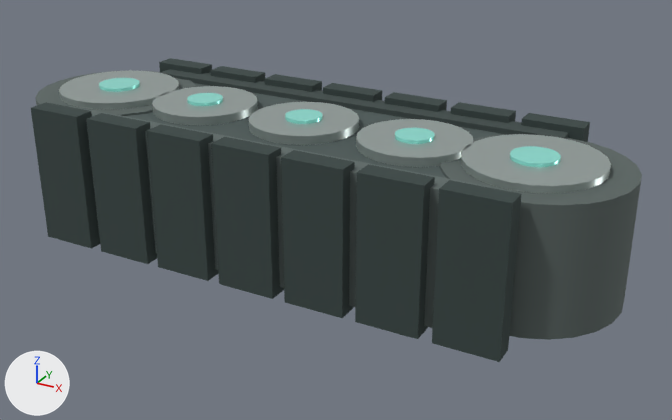
One commit to the glTF model assets/models/robots/ro3/track.glb: the scene before it, then after it.
The view is the same before and after, from a camera (50 mm lens) standing at (0.548, -0.917, 0.43) and looking at (0.04, 0.007, -0.031). The axes (+X, +Y, +Z) are drawn at lower left. The lights are the same throughout. The older version comes first. Where no turn or scale is listed for an object, it has been applied to the vertices.

In view in the first picture: 'belt_bottom', 'belt_center', 'belt_front', 'belt_rear', 'belt_top', 'road_hub_0', 'road_hub_1', 'road_hub_2', 'road_hub_3', 'road_hub_4', 'road_wheel_0', 'road_wheel_1', 'road_wheel_2', 'road_wheel_3', 'road_wheel_4', 'top_pad_0', 'top_pad_1', 'top_pad_2', 'top_pad_3', 'top_pad_4', 'top_pad_5', 'top_pad_6' and 7 more.
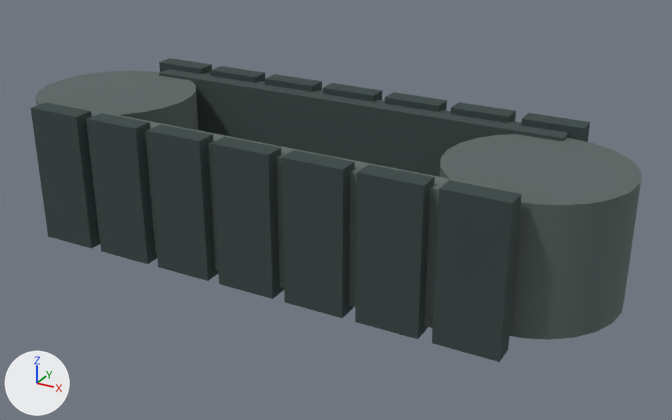
What the commit changed:
Object 'belt_center' (ob_belt_center) is deleted.
Object 'road_wheel_0' (ob_road_wheel_0) is deleted.
Object 'road_hub_0' (ob_road_hub_0) is deleted.
Object 'road_wheel_1' (ob_road_wheel_1) is deleted.
Object 'road_hub_1' (ob_road_hub_1) is deleted.
Object 'road_wheel_2' (ob_road_wheel_2) is deleted.
Object 'road_hub_2' (ob_road_hub_2) is deleted.
Object 'road_wheel_3' (ob_road_wheel_3) is deleted.
Object 'road_hub_3' (ob_road_hub_3) is deleted.
Object 'road_wheel_4' (ob_road_wheel_4) is deleted.
Object 'road_hub_4' (ob_road_hub_4) is deleted.

Boxes [x1, y1, x2, y2] around the edits, measured in the pictures (672 x 420 px):
'road_wheel_4', deleted
    before: [461, 134, 611, 193]
'road_wheel_3', deleted
    before: [356, 119, 473, 167]
'belt_center', deleted (mostly hidden)
    before: [125, 83, 506, 178]
'road_wheel_2', deleted
    before: [249, 102, 359, 145]
'road_wheel_0', deleted
    before: [59, 70, 179, 109]
'road_wheel_1', deleted
    before: [153, 86, 258, 125]
'road_hub_4', deleted (cyan)
    before: [510, 146, 561, 167]
'road_hub_3', deleted (cyan)
    before: [395, 128, 435, 144]
'road_hub_2', deleted (cyan)
    before: [285, 109, 323, 124]
'road_hub_0', deleted (cyan)
    before: [99, 78, 140, 92]
'road_hub_1', deleted
    before: [187, 93, 223, 106]
'belt_bottom', unchanged, uncovered by the edit
    before: [160, 69, 569, 139]
    after: [159, 69, 569, 177]
'belt_rear', unchanged, uncovered by the edit
    before: [35, 70, 196, 116]
    after: [35, 70, 199, 131]
